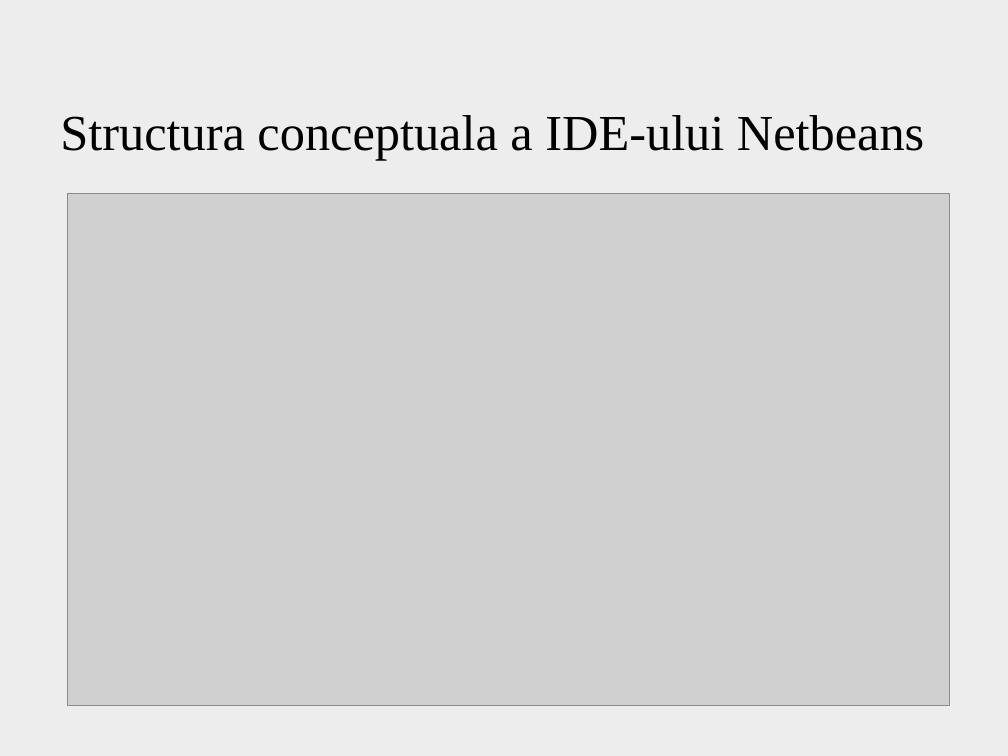
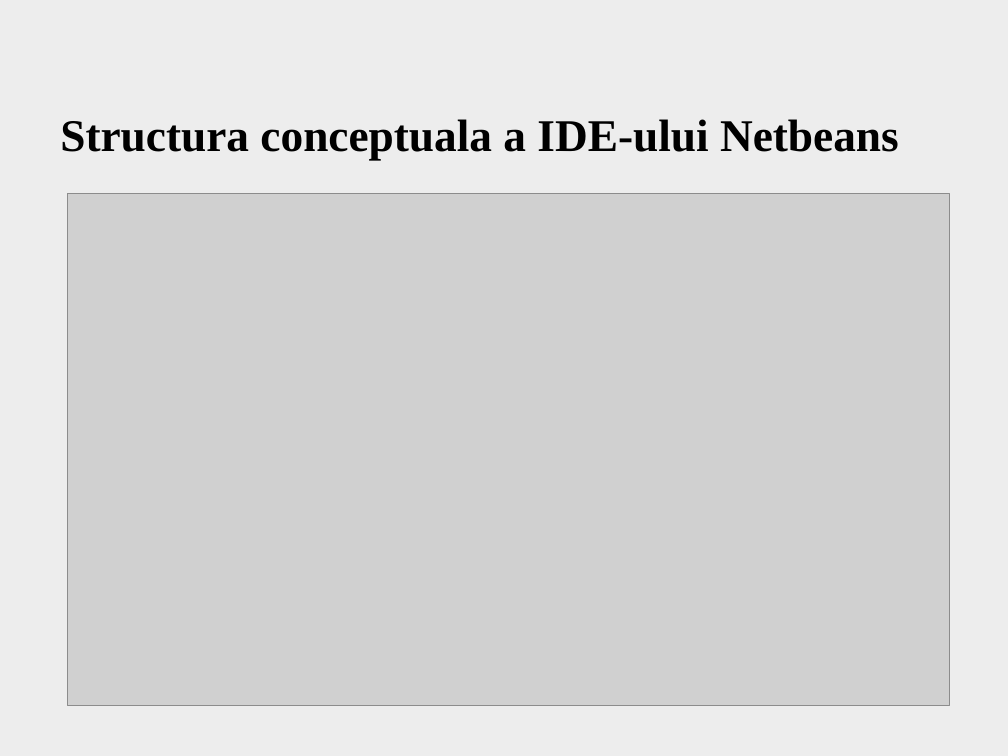
Before and after one commit to A1ex/Speedometer, a slide deck: slide 12 of Office documents/Prezentare Completa.pptx. Drawn at 1008x756 pixels with LibreOffice and Linux fonts; fonts in the diff are those of the drawing; grey boxes stand for pictures; background and template pictures are left out. Boxes give left, top, right and bottom in pixels: in the first picture for what was removed or moved away, otherwise in the second. Text is boxed around its words. In the diff, an @@ line names an element or a change of style, - is before the commit and + after.

```diff
--- a/Office documents/Prezentare Completa.pptx
+++ b/Office documents/Prezentare Completa.pptx
@@ title "Structura conceptuala a IDE-ului Netbeans" at [60, 119, 899, 160]: size 36 to 32.4 pt, bold on @@
```
Also in this commit, not shown: 9 other slides changed, 5 slides added, 6 slides removed, 2 other files.
